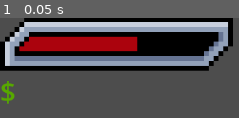
Above: before the commit, frame 1.
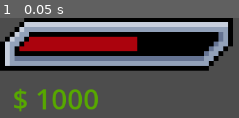
Above: after the commit, the same moment.

Repository: Adrian9708/projectngmgapogi
Game: Godot game, scene res://health_bar.tscn
Two runs of this game, one before a commit and one after it. Both use one fixed random seed, a clock stepped at 60 frames per second and the inputs below. This scene is started directly instead of the project's main scene.
Inputs:
- Up to frame 1 (0.05 s): no input

The runs differ from the first frame. In frame 1, 3.7% of the frame differs, in the area x 0-42%, y 63-94%.

Commit message:
healthbar
i add count of money and fix the one wrong in my code

Diff:
--- a/health_bar.tscn
+++ b/health_bar.tscn
@@ -52,10 +52,10 @@
 
 [node name="Money label" type="Label" parent="Money Icon"]
 layout_mode = 0
-offset_left = -21.0
-offset_top = 1.0
-offset_right = -1.0
-offset_bottom = 45.0
+offset_left = -3.0
+offset_top = 12.0
+offset_right = 20.0
+offset_bottom = 67.0
 theme_override_colors/font_color = Color(0.34135, 0.658473, 1.92523e-07, 1)
 theme_override_font_sizes/font_size = 40
-text = "$"
+text = "$ 1000"
